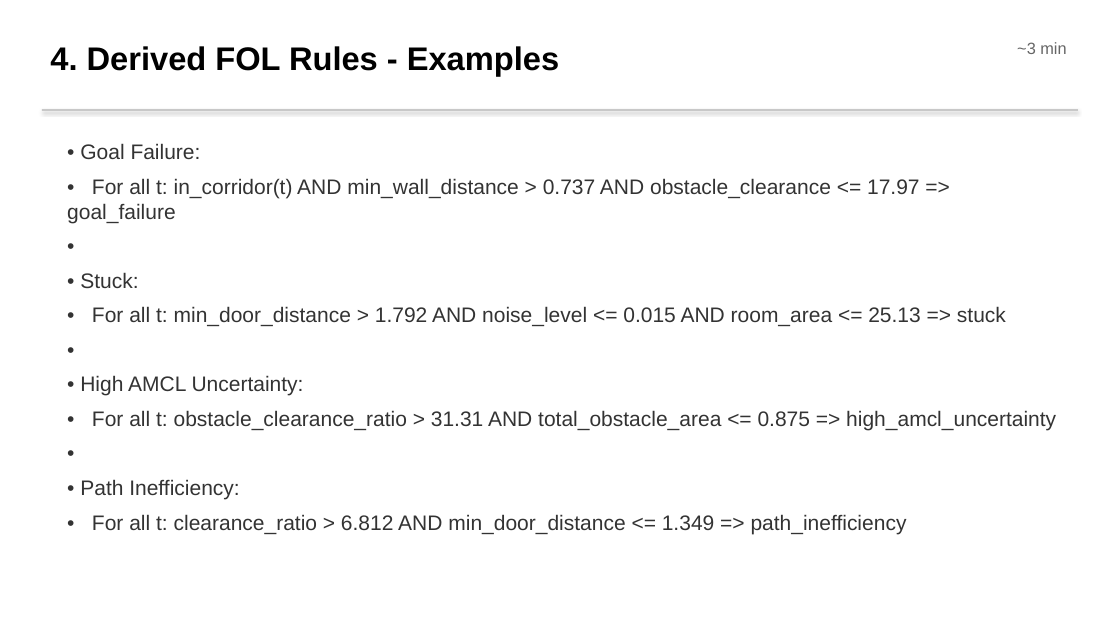
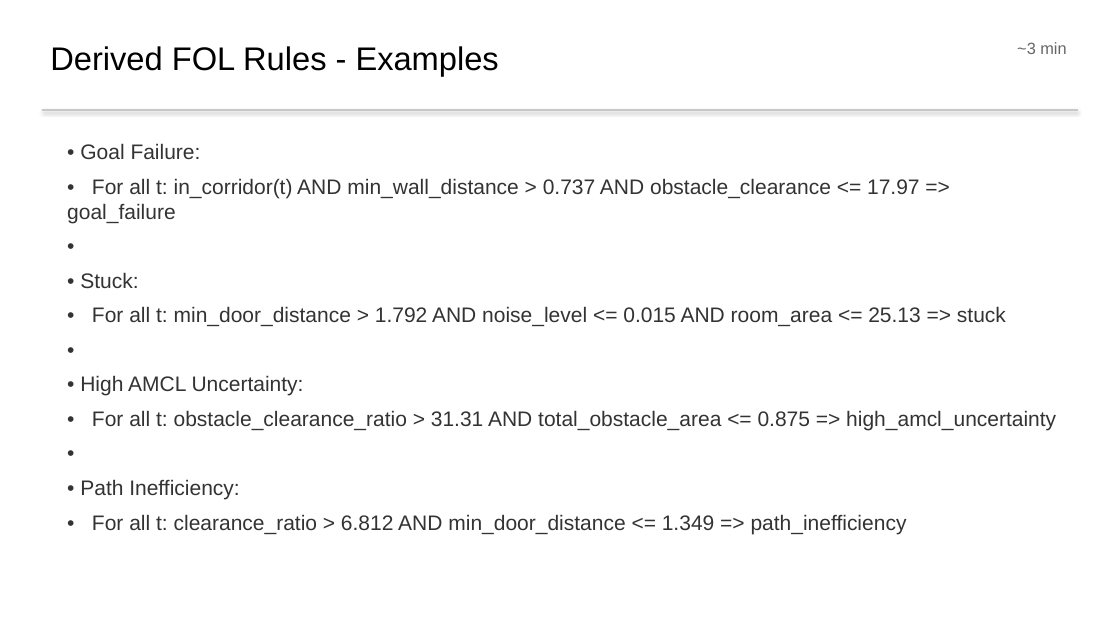
Before and after one commit to nasimpc/Robot-Navigation-Anomaly-Detection-and-Causal-Analysis, a slide deck: slide 16 of assignment3/Team2_Presentation.pptx. Drawn at 1120x630 pixels with LibreOffice and Linux fonts; fonts in the diff are those of the drawing. Boxes give left, top, right and bottom in pixels: in the first picture for what was removed or moved away, otherwise in the second. Text is boxed around its words. In the diff, an @@ line names an element or a change of style, - is before the commit and + after.

```diff
--- a/assignment3/Team2_Presentation.pptx
+++ b/assignment3/Team2_Presentation.pptx
@@ text at box(50, 46, 499, 76): text changed; bold off @@
-4. Derived FOL Rules - Examples
+Derived FOL Rules - Examples
```
Also in this commit, not shown: 9 other slides changed, 2 slides added, 2 slides removed.
